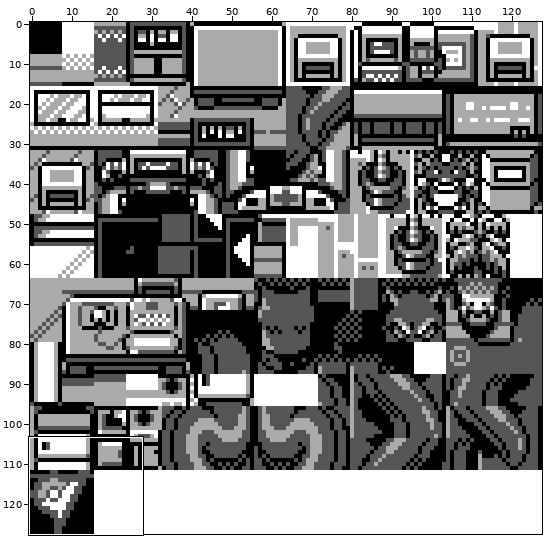
Sprite sheet: gfx/tilesets/lab.png. Above, an overview of the earlier version with the close-up marked.
Close-up. Before the commit:
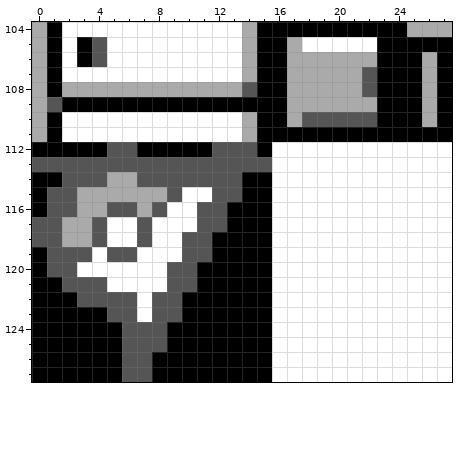
The file is 128x128 pixels. Shown: x 0..27, y 104..127.
After the commit:
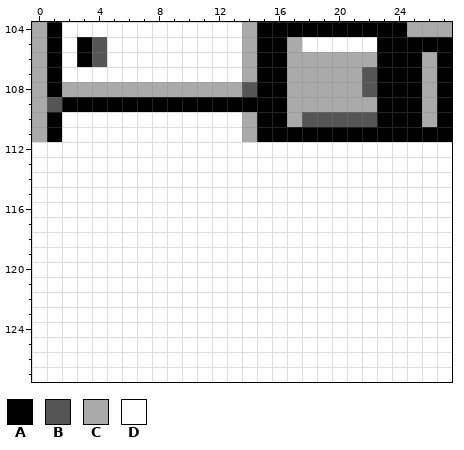
Palette (. is transparent): A #000000  B #555555  C #aaaaaa  D #ffffff
Commit message: wtf is happening with this lab this lab broke
The exact change:
y 112: x 0..15 AAAAABBAAAAABBBA -> DDDDDDDDDDDDDDDD
y 113: x 0..15 BBBBBBBBBBBBBBBB -> DDDDDDDDDDDDDDDD
y 114: x 0..15 AABBBCCBBBBBBBAA -> DDDDDDDDDDDDDDDD
y 115: x 0..9 ABBCCCCCCB -> DDDDDDDDDD; x 12..15 BBAA -> DDDD
y 116: x 0..8 ABBCCBBCB -> DDDDDDDDD; x 11..15 BBAAA -> DDDDD
y 117: x 0..4 BBCCB -> DDDDD; x 7 B -> D; x 11..15 BBAAA -> DDDDD
y 118: x 0..4 BBCCB -> DDDDD; x 7 B -> D; x 10..15 BBAAAA -> DDDDDD
y 119: x 0..3 ABBB -> DDDD; x 5..6 BB -> DD; x 10..15 BBAAAA -> DDDDDD
y 120: x 0..2 ABB -> DDD; x 9..15 BBAAAAA -> DDDDDDD
y 121: x 0..4 AABBB -> DDDDD; x 9..15 BBAAAAA -> DDDDDDD
y 122: x 0..6 AAABBBB -> DDDDDDD; x 8..15 BBAAAAAA -> DDDDDDDD
y 123: x 0..6 AAAAABB -> DDDDDDD; x 8..15 BBAAAAAA -> DDDDDDDD
y 124..125: x 0..15 AAAAAABBBAAAAAAA -> DDDDDDDDDDDDDDDD
y 126..127: x 0..15 AAAAAABBAAAAAAAA -> DDDDDDDDDDDDDDDD
Boxes around the changes in both close-ups, in picture pixels (x1, y1, x2, y2):
changed: (32, 142, 272, 382)
